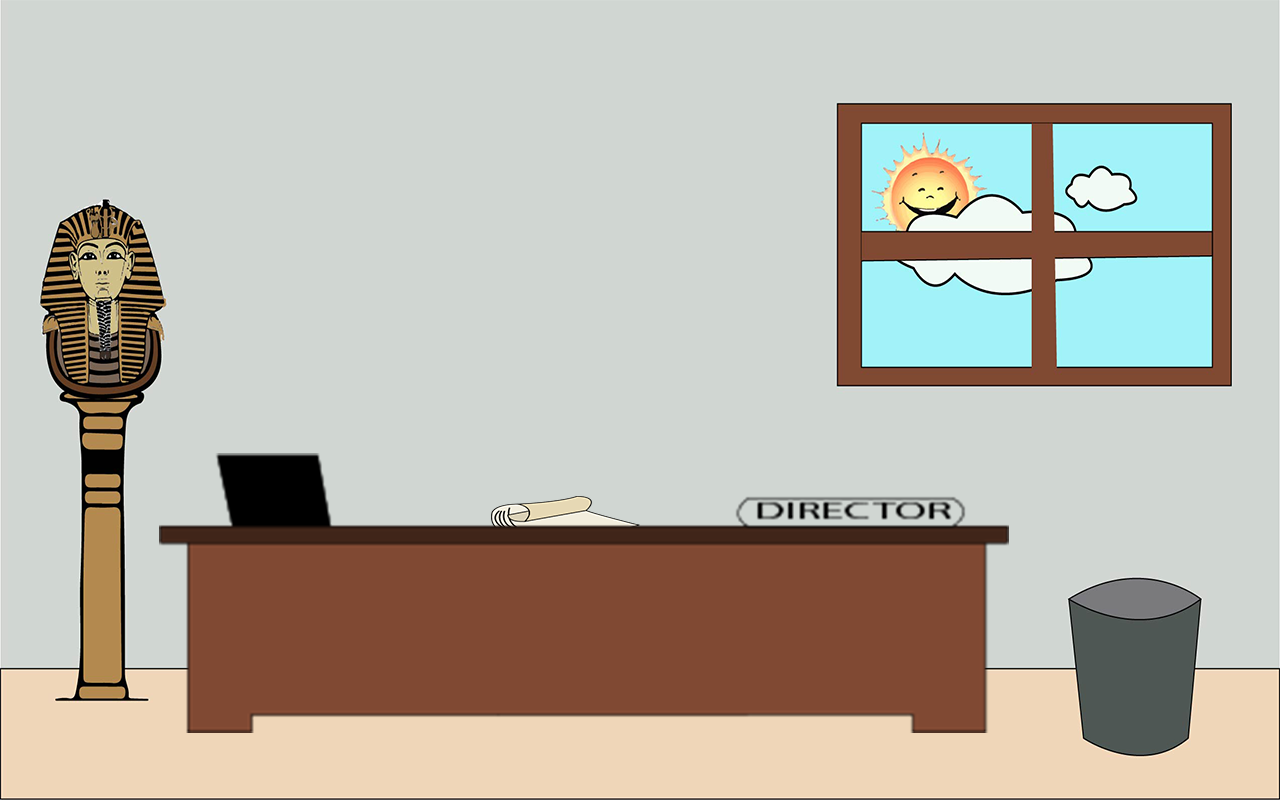
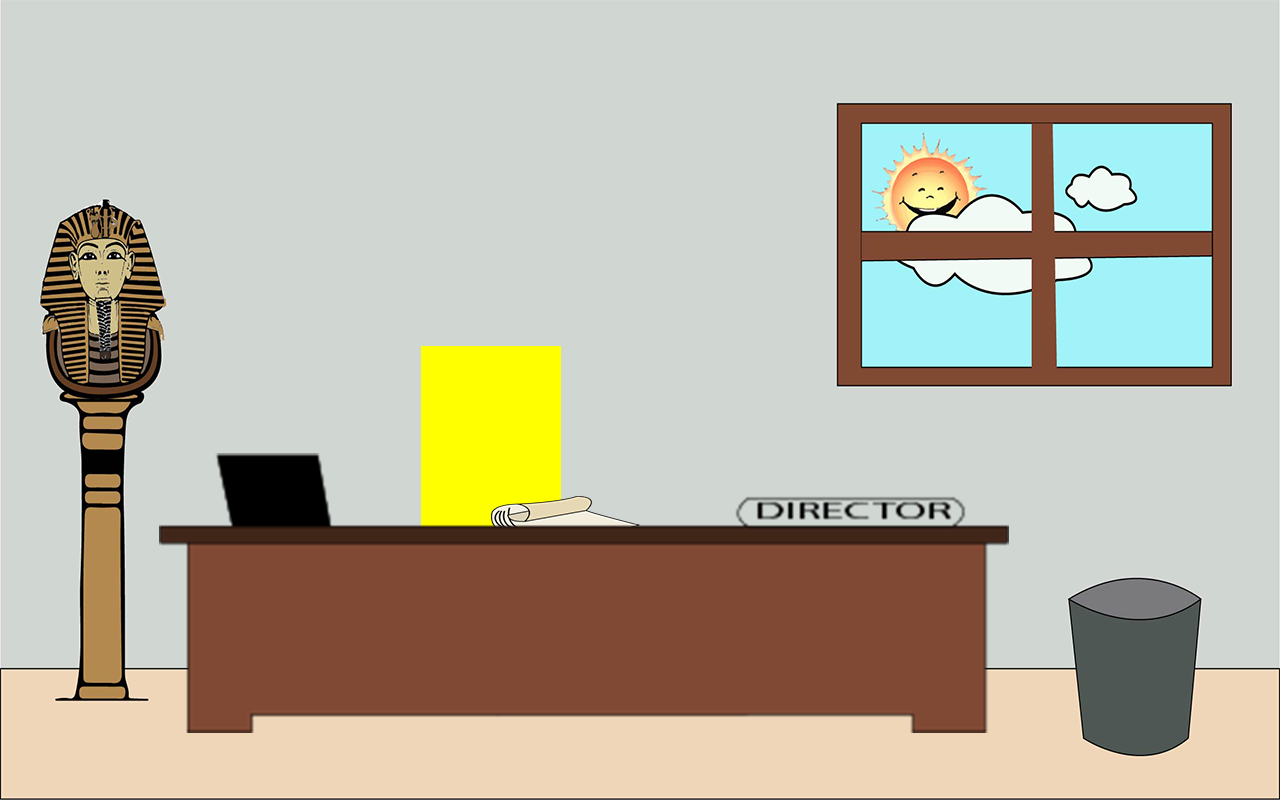
Comparing the layer stacks of the two 1280 x 800 images. Changes:
added layer "kwkboss" above "escenarioJefeMu" over [421, 346, 561, 527]
